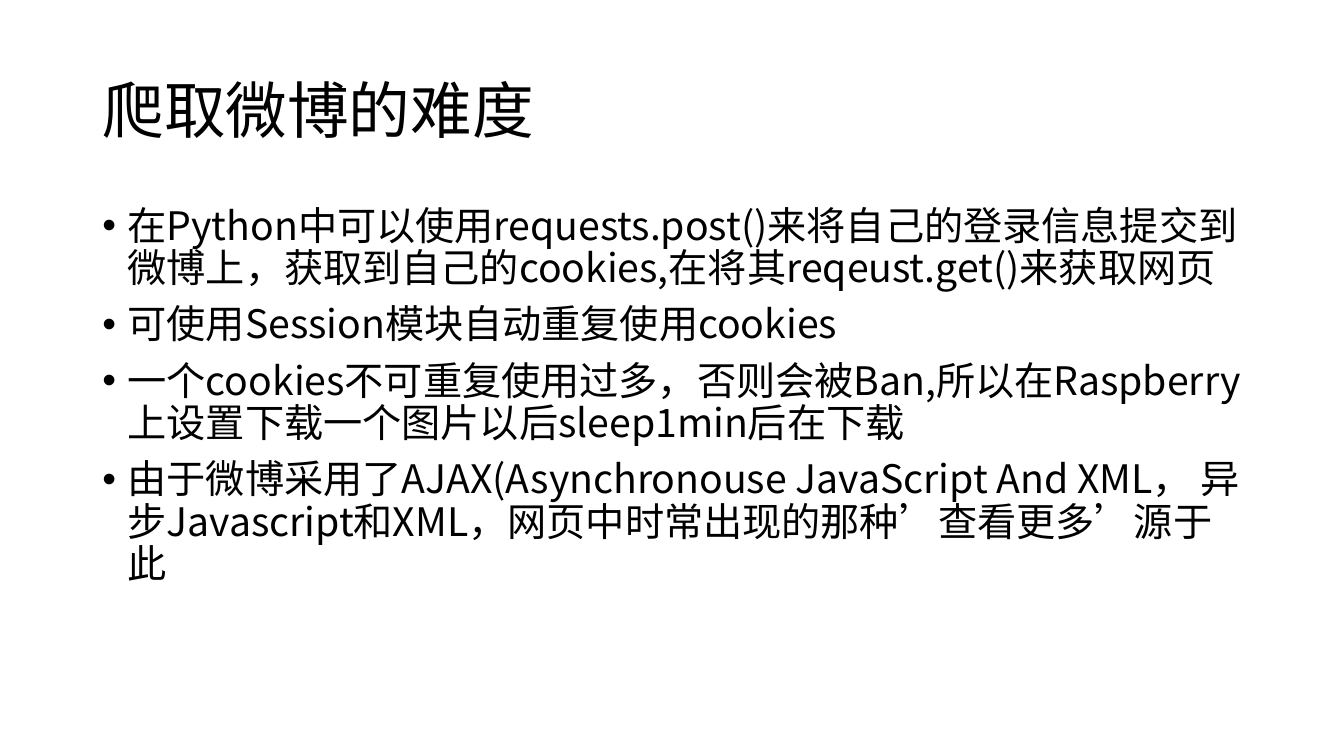
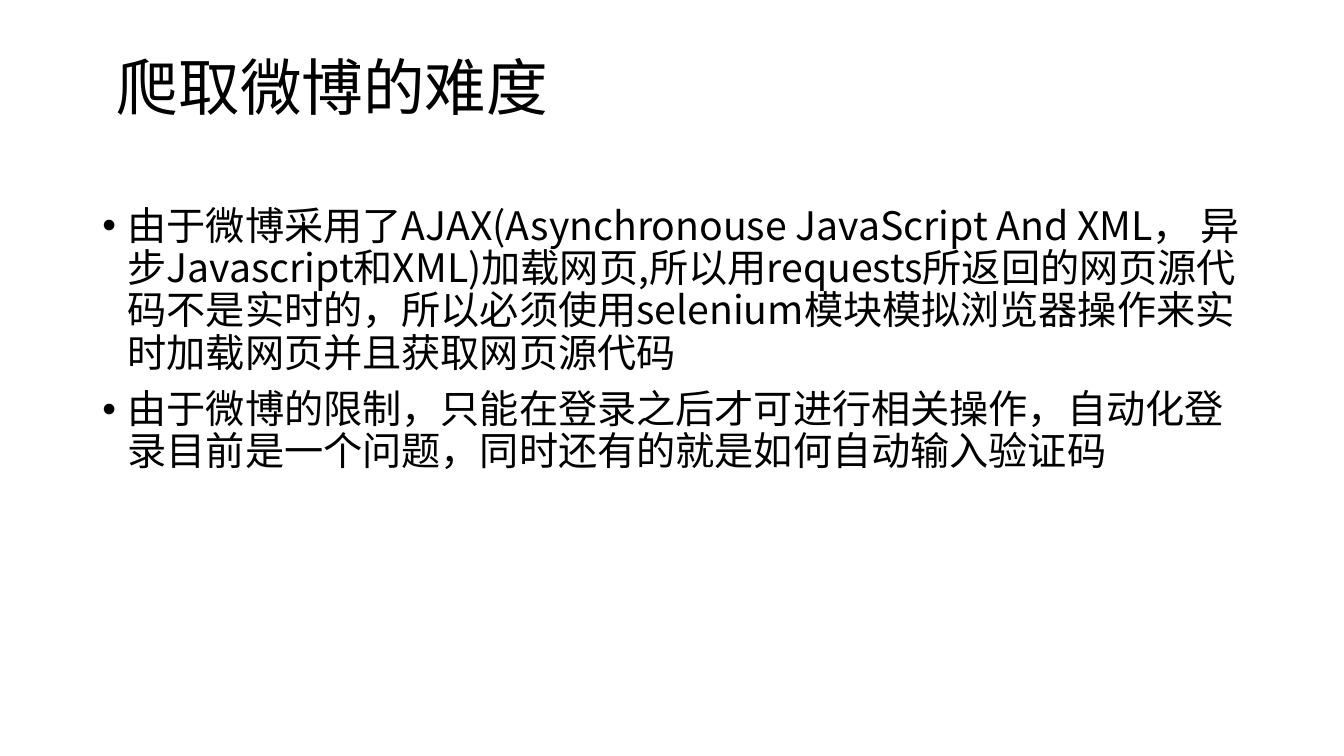
Before and after one commit to iunchen/ScrapySelf, a slide deck: slide 3 of Solution_v2.0.pptx. Drawn at 1344x756 pixels with LibreOffice and Linux fonts; fonts in the diff are those of the drawing. Boxes give left, top, right and bottom in pixels: in the first picture for what was removed or moved away, otherwise in the second. Text is boxed around its words. In the diff, an @@ line names an element or a change of style, - is before the commit and + after.

```diff
--- a/Solution_v2.0.pptx
+++ b/Solution_v2.0.pptx
@@ title "爬取微博的难度": place and size @@
-title "爬取微博的难度" at box(102, 81, 533, 138)
+title "爬取微博的难度" at box(117, 58, 548, 115)
@@ text at box(128, 207, 1240, 469): text changed @@
-• 在Python中可以使用requests.post()来将自己的登录信息提交到微博上，获取到自己的cookies,在将其reqeust.get()来获取网页
-• 可使用Session模块自动重复使用cookies
-• 一个cookies不可重复使用过多，否则会被Ban,所以在Raspberry上设置下载一个图片以后sleep1min后在下载
-• 由于微博采用了AJAX(Asynchronouse JavaScript And XML， 异步Javascript和XML，网页中时常出现的那种’查看更多’源于此
+• 由于微博采用了AJAX(Asynchronouse JavaScript And XML， 异步Javascript和XML)加载网页,所以用requests所返回的网页源代码不是实时的，所以必须使用selenium模块模拟浏览器操作来实时加载网页并且获取网页源代码
+• 由于微博的限制，只能在登录之后才可进行相关操作，自动化登录目前是一个问题，同时还有的就是如何自动输入验证码
```
Also in this commit, not shown: 5 other slides changed, 6 slides added.
